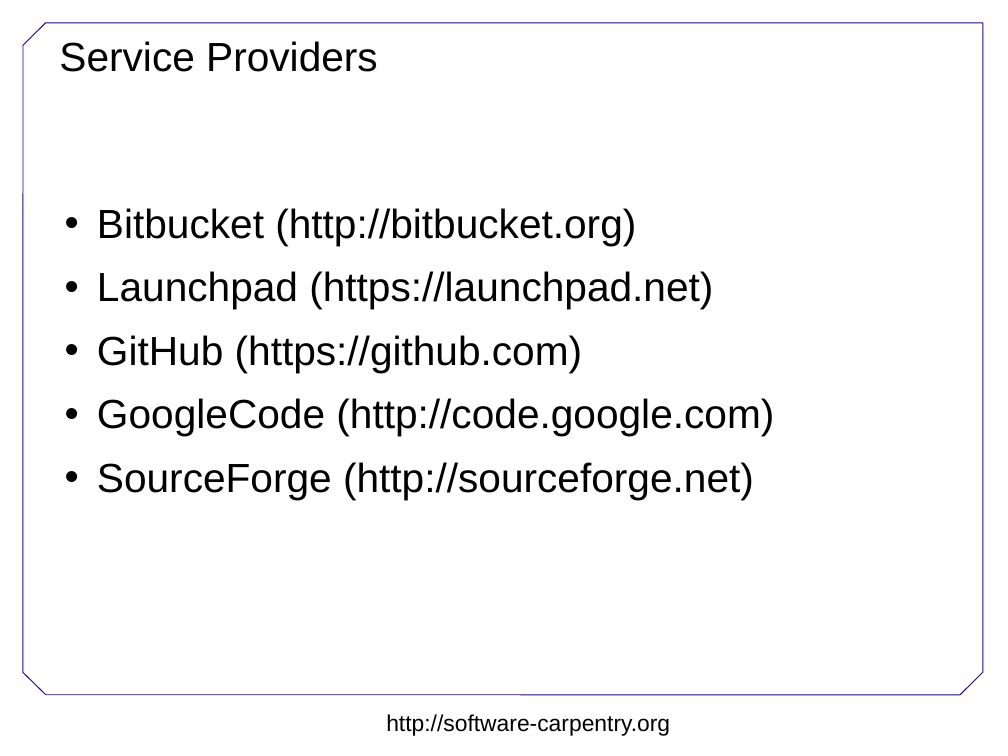
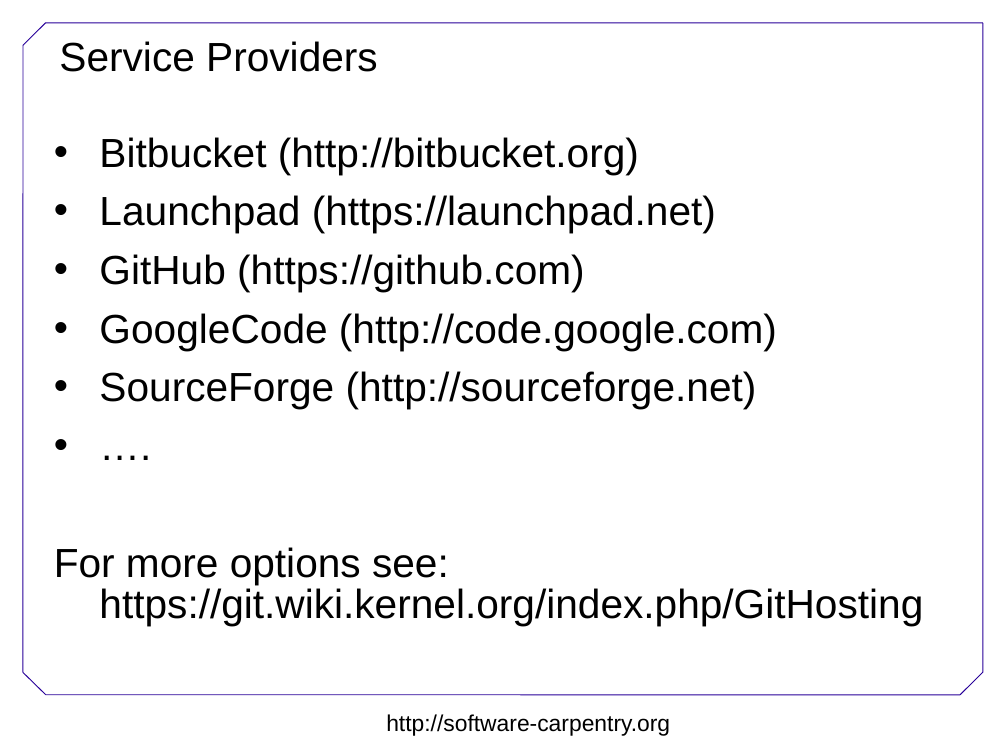
Before and after one commit to wking/swc-boot-camps, a slide deck: slide 15 of git/Version-control.ppt. Drawn at 1008x756 pixels with LibreOffice and Linux fonts; fonts in the diff are those of the drawing; background and template pictures are left out. Boxes give left, top, right and bottom in pixels: in the first picture for what was removed or moved away, otherwise in the second. Text is boxed around its words. In the diff, an @@ line names an element or a change of style, - is before the commit and + after.

```diff
--- a/git/Version-control.ppt
+++ b/git/Version-control.ppt
@@ text at <box>99,137,777,409</box>: indent changed; line spacing 0.93 to 0.83 @@
@@ text at <box>54,547,923,625</box>: paragraphs added @@
+• ….
+For more options see: https://git.wiki.kernel.org/index.php/GitHosting
```
Also in this commit, not shown: 2 other slides changed.
